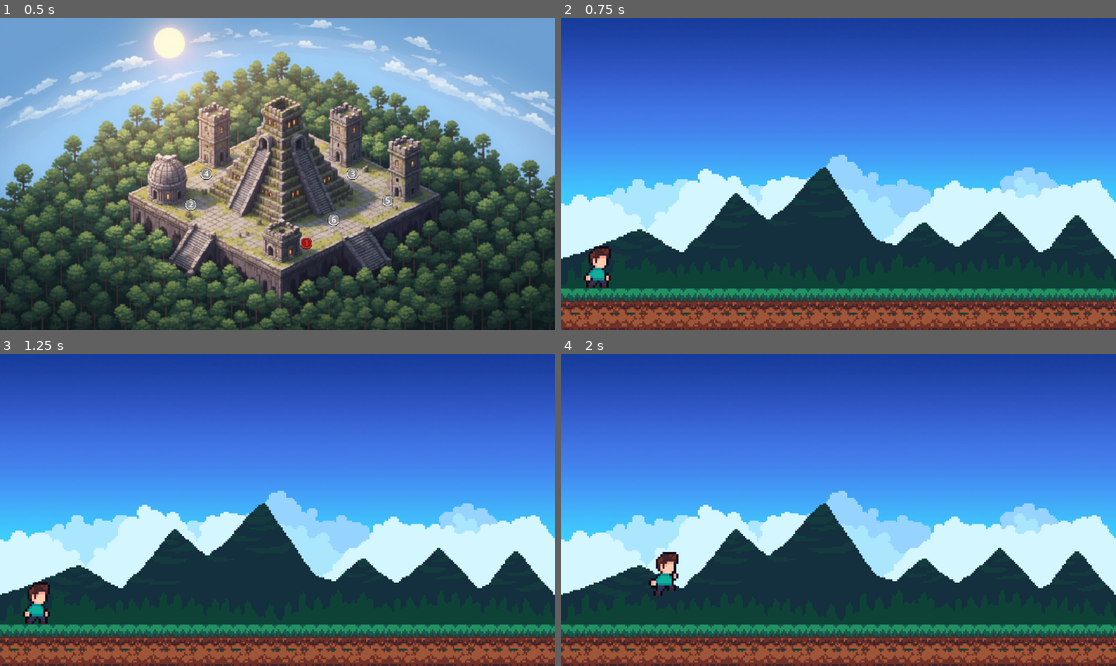
Above: before the commit, frames 1-4 (two rows, left to right).
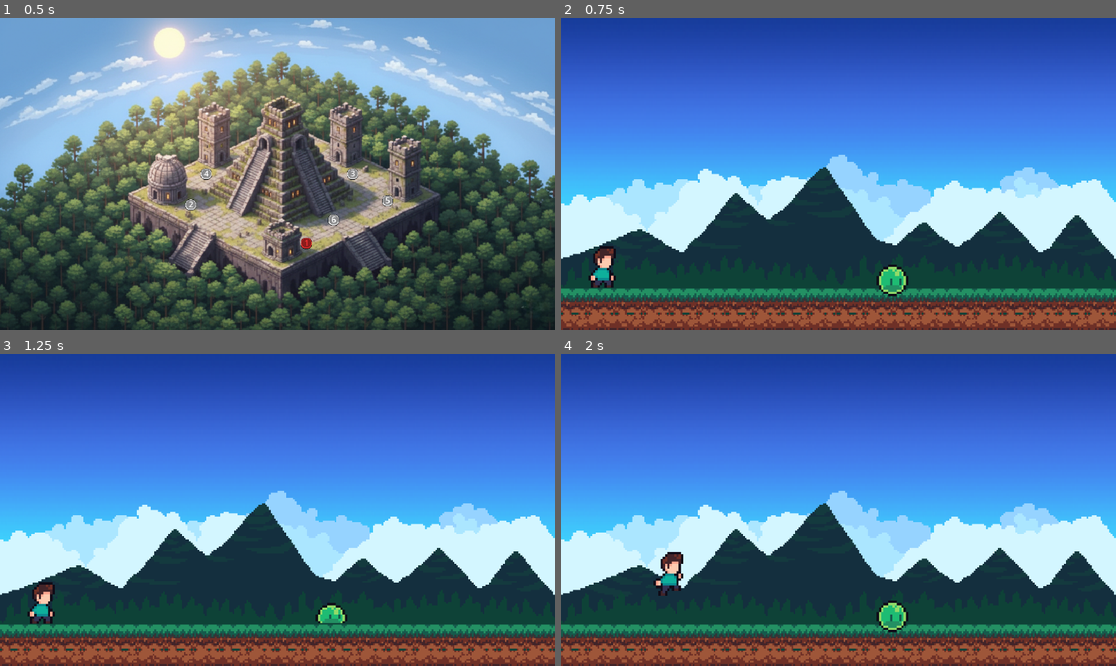
Above: after the commit, the same moments.

Repository: Pablitodmd-Dev/The5GemsOfLexus
Game: Godot game, scene res://level_select.tscn
Same seed, same stepped clock (60 frames per second), same inputs: the game is played once before the commit and once after it.
Inputs:
- Up to frame 1 (0.5 s): no input
- Up to frame 2 (0.75 s): click "1" at 0.5 s
- Up to frame 3 (1.25 s): no input
- Up to frame 4 (2 s): tap Enter at 1.25 s; hold D (right) from 1.28 s (still down); tap Space (jump) at 1.35, 1.52, 1.82 s

Frame 1 is identical in both runs. In frame 2, 0.9% of the frame differs, in the area x 4-63%, y 73-90%; in frame 3, 0.7%; in frame 4, 0.9%, in the area x 15-63%, y 63-90%.

Commit message:
Mob configuration & Decoration Assets Created

Diff:
--- a/LevelScenes/Level1.tscn
+++ b/LevelScenes/Level1.tscn
@@ -7,7 +7,8 @@
 [ext_resource type="AudioStream" uid="uid://das8w0xv21d3t" path="res://DK Island Swing Returns - Donkey Kong Country Returns [OST] [dmMbAaumSKk](1).mp3" id="5_fhrbb"]
 [ext_resource type="Texture2D" uid="uid://dbd4wbp8t1iew" path="res://backgroud/Pixelart Grasslands/DirtTiles.png" id="6_20fby"]
 [ext_resource type="Texture2D" uid="uid://bj35rxah4uty5" path="res://backgroud/Pixelart Grasslands/GrassTiles.png" id="7_16wam"]
-[ext_resource type="PackedScene" uid="uid://cfk3oxqktjyok" path="res://character.tscn" id="8_xevve"]
+[ext_resource type="PackedScene" uid="uid://cfk3oxqktjyok" path="res://player.tscn" id="8_16wam"]
+[ext_resource type="PackedScene" uid="uid://vl4200beymb7" path="res://mob.tscn" id="9_16wam"]
 
 [sub_resource type="TileSetAtlasSource" id="TileSetAtlasSource_5sqtp"]
 texture = ExtResource("6_20fby")
@@ -123,6 +124,9 @@
 tile_map_data = PackedByteArray("AAD2/wUAAAACAAYAAAD3/wUAAAADAAYAAAD4/wUAAAACAAYAAAD5/wUAAAADAAYAAAD6/wUAAAACAAYAAAD7/w …(560 unchanged characters)…
 tile_set = SubResource("TileSet_ulhx2")
 
-[node name="CharacterBody2D" parent="." unique_id=1370263588 instance=ExtResource("8_xevve")]
-position = Vector2(-138.33331, 56.111122)
+[node name="Player" parent="." unique_id=1370263588 instance=ExtResource("8_16wam")]
+position = Vector2(-135.55553, 56.666676)
 scale = Vector2(0.7, 0.7)
+
+[node name="mob" parent="." unique_id=1431857032 instance=ExtResource("9_16wam")]
+position = Vector2(31.11111, 63.33335)
--- /dev/null
+++ b/mob.gd
@@ -0,0 +1,44 @@
+extends CharacterBody2D
+
+var speed = 150
+var jump_force = -350
+var gravity = 800
+
+var player = null
+var can_jump = true
+
+func _physics_process(delta):
+	if not is_on_floor():
+		velocity.y += gravity * delta
+		$AnimatedSprite2D.play("jump")
+
+		if player != null:
+			if player.global_position.x > global_position.x:
+				velocity.x = speed
+				$AnimatedSprite2D.flip_h = false
+			else:
+				velocity.x = -speed
+				$AnimatedSprite2D.flip_h = true
+	else:
+		$AnimatedSprite2D.play("idle")
+		velocity.x = 0
+
+		if player != null and can_jump:
+			can_jump = false
+			$JumpTime.start()
+
+	move_and_slide()
+
+func _on_jump_time_timeout() -> void:
+	if player != null:
+		velocity.y = jump_force
+		can_jump = true
+
+func _on_damage_body_entered(body: Node2D) -> void:
+	if body.name == "Player":
+		player = body
+
+func _on_dead_body_entered(body: Node2D) -> void:
+	if body.name == "Player":
+		body.velocity.y = -250
+		queue_free()
--- /dev/null
+++ b/mob.tscn
@@ -0,0 +1,98 @@
+[gd_scene format=3 uid="uid://vl4200beymb7"]
+
+[ext_resource type="Texture2D" uid="uid://dh8eql3jg120g" path="res://backgroud/Pixelart Grasslands/EnemySheet.png" id="1_dy6sc"]
+[ext_resource type="Script" uid="uid://dal07fiq8p8j2" path="res://mob.gd" id="1_nokgg"]
+
+[sub_resource type="AtlasTexture" id="AtlasTexture_nokgg"]
+atlas = ExtResource("1_dy6sc")
+region = Rect2(0, 0, 16, 16)
+
+[sub_resource type="AtlasTexture" id="AtlasTexture_b3mxk"]
+atlas = ExtResource("1_dy6sc")
+region = Rect2(0, 32, 16, 16)
+
+[sub_resource type="AtlasTexture" id="AtlasTexture_ubaqv"]
+atlas = ExtResource("1_dy6sc")
+region = Rect2(0, 0, 16, 16)
+
+[sub_resource type="AtlasTexture" id="AtlasTexture_p11y5"]
+atlas = ExtResource("1_dy6sc")
+region = Rect2(0, 16, 16, 16)
+
+[sub_resource type="AtlasTexture" id="AtlasTexture_s5nov"]
+atlas = ExtResource("1_dy6sc")
+region = Rect2(0, 32, 16, 16)
+
+[sub_resource type="SpriteFrames" id="SpriteFrames_b3mxk"]
+animations = [{
+"frames": [{
+"duration": 1.0,
+"texture": SubResource("AtlasTexture_nokgg")
+}, {
+"duration": 1.0,
+"texture": SubResource("AtlasTexture_b3mxk")
+}],
+"loop": true,
+"name": &"idle",
+"speed": 7.0
+}, {
+"frames": [{
+"duration": 1.0,
+"texture": SubResource("AtlasTexture_ubaqv")
+}, {
+"duration": 1.0,
+"texture": SubResource("AtlasTexture_p11y5")
+}, {
+"duration": 1.0,
+"texture": SubResource("AtlasTexture_s5nov")
+}],
+"loop": true,
+"name": &"jump",
+"speed": 8.0
+}]
+
+[sub_resource type="CapsuleShape2D" id="CapsuleShape2D_nokgg"]
+radius = 5.0
+height = 10.0
+
+[sub_resource type="RectangleShape2D" id="RectangleShape2D_1qmh0"]
+size = Vector2(168.44232, 35.75962)
+
+[sub_resource type="RectangleShape2D" id="RectangleShape2D_gfurk"]
+size = Vector2(10, 2)
+
+[node name="mob" type="CharacterBody2D" unique_id=1431857032]
+scale = Vector2(1.3, 1.3)
+collision_layer = 2
+script = ExtResource("1_nokgg")
+
+[node name="AnimatedSprite2D" type="AnimatedSprite2D" parent="." unique_id=60345106]
+sprite_frames = SubResource("SpriteFrames_b3mxk")
+animation = &"jump"
+frame_progress = 0.21385697
+
+[node name="CollisionShape2D" type="CollisionShape2D" parent="." unique_id=1500654493]
+position = Vector2(0, -1.5192308)
+shape = SubResource("CapsuleShape2D_nokgg")
+
+[node name="Damage" type="Area2D" parent="." unique_id=1586598557]
+
+[node name="CollisionShape2D" type="CollisionShape2D" parent="Damage" unique_id=1758516604]
+position = Vector2(0, -6.1538467)
+shape = SubResource("RectangleShape2D_1qmh0")
+debug_color = Color(0, 0.5988127, 0.70872307, 0.41960785)
+
+[node name="Dead" type="Area2D" parent="." unique_id=1841640975]
+
+[node name="CollisionShape2D" type="CollisionShape2D" parent="Dead" unique_id=1197459224]
+position = Vector2(0, -5)
+shape = SubResource("RectangleShape2D_gfurk")
+debug_color = Color(0.99531406, 0, 0.21528006, 0.41960785)
+
+[node name="JumpTime" type="Timer" parent="." unique_id=1014317677]
+wait_time = 2.0
+one_shot = true
+
+[connection signal="body_entered" from="Damage" to="." method="_on_damage_body_entered"]
+[connection signal="body_entered" from="Dead" to="." method="_on_dead_body_entered"]
+[connection signal="timeout" from="JumpTime" to="." method="_on_jump_time_timeout"]
--- a/character.tscn
+++ b/player.tscn
@@ -72,7 +72,7 @@
 
 [sub_resource type="CapsuleShape2D" id="CapsuleShape2D_pjt0s"]
 
-[node name="CharacterBody2D" type="CharacterBody2D" unique_id=1370263588]
+[node name="Player" type="CharacterBody2D" unique_id=1370263588]
 safe_margin = 0.01
 script = ExtResource("1_pjt0s")
 
@@ -81,7 +81,7 @@
 scale = Vector2(1.875, 2)
 sprite_frames = SubResource("SpriteFrames_c1b4b")
 animation = &"walk"
-frame_progress = 0.7679395
+frame_progress = 0.4847487
 
 [node name="CollisionShape2D" type="CollisionShape2D" parent="." unique_id=1631047225]
 position = Vector2(-1, -0.25)
--- /dev/null
+++ b/signal.tscn
@@ -0,0 +1,10 @@
+[gd_scene format=3 uid="uid://bt2rfgkcbxd17"]
+
+[ext_resource type="Texture2D" uid="uid://beanx5d3euo52" path="res://backgroud/Pixelart Grasslands/Decor.png" id="1_6usyx"]
+
+[node name="Sprite2D" type="Sprite2D" unique_id=791251754]
+position = Vector2(1.1920929e-07, 0)
+scale = Vector2(1.3, 1.5)
+texture = ExtResource("1_6usyx")
+region_enabled = true
+region_rect = Rect2(10.929189, 7.903652, 10.184726, 16.134705)
--- /dev/null
+++ b/stone.tscn
@@ -0,0 +1,8 @@
+[gd_scene format=3 uid="uid://besyhwrkys78r"]
+
+[ext_resource type="Texture2D" uid="uid://beanx5d3euo52" path="res://backgroud/Pixelart Grasslands/Decor.png" id="1_6s6ed"]
+
+[node name="Sprite2D" type="Sprite2D" unique_id=1603331347]
+texture = ExtResource("1_6s6ed")
+region_enabled = true
+region_rect = Rect2(32.95586, 13.042755, 14.243984, 11.068098)
--- /dev/null
+++ b/tree1.tscn
@@ -0,0 +1,8 @@
+[gd_scene format=3 uid="uid://2nwdt5bxj7h0"]
+
+[ext_resource type="Texture2D" uid="uid://beanx5d3euo52" path="res://backgroud/Pixelart Grasslands/Decor.png" id="1_xg27b"]
+
+[node name="Sprite2D" type="Sprite2D" unique_id=1821869398]
+texture = ExtResource("1_xg27b")
+region_enabled = true
+region_rect = Rect2(34.799946, 39.865208, 35.379658, 48.18031)
--- /dev/null
+++ b/tree2.tscn
@@ -0,0 +1,8 @@
+[gd_scene format=3 uid="uid://b8lbrg7bovhg8"]
+
+[ext_resource type="Texture2D" uid="uid://beanx5d3euo52" path="res://backgroud/Pixelart Grasslands/Decor.png" id="1_q3tk5"]
+
+[node name="Sprite2D" type="Sprite2D" unique_id=1844440651]
+texture = ExtResource("1_q3tk5")
+region_enabled = true
+region_rect = Rect2(1.8535271, 36.861946, 27.33424, 51.32598)
--- /dev/null
+++ b/wood1.tscn
@@ -0,0 +1,8 @@
+[gd_scene format=3 uid="uid://ccf3r6pv1h4ms"]
+
+[ext_resource type="Texture2D" uid="uid://beanx5d3euo52" path="res://backgroud/Pixelart Grasslands/Decor.png" id="1_ae74a"]
+
+[node name="Sprite2D" type="Sprite2D" unique_id=762183028]
+texture = ExtResource("1_ae74a")
+region_enabled = true
+region_rect = Rect2(79.95346, 49.82427, 15.089127, 14.506931)
--- /dev/null
+++ b/wooden2.tscn
@@ -0,0 +1,8 @@
+[gd_scene format=3 uid="uid://frpmq1dgusm4"]
+
+[ext_resource type="Texture2D" uid="uid://beanx5d3euo52" path="res://backgroud/Pixelart Grasslands/Decor.png" id="1_1obbv"]
+
+[node name="Sprite2D" type="Sprite2D" unique_id=377327333]
+texture = ExtResource("1_1obbv")
+region_enabled = true
+region_rect = Rect2(79.918106, 75.02261, 24.153702, 13.104134)
Not shown, added: mob.gd.uid
